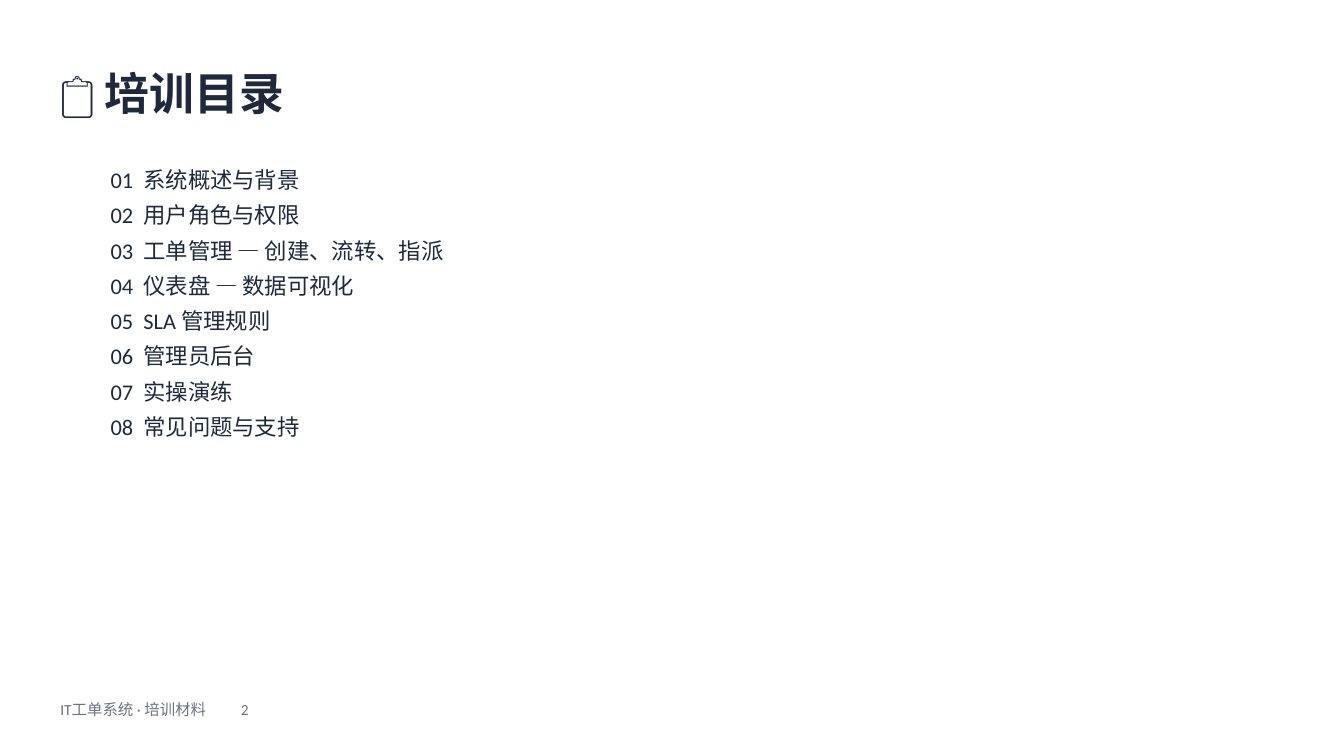
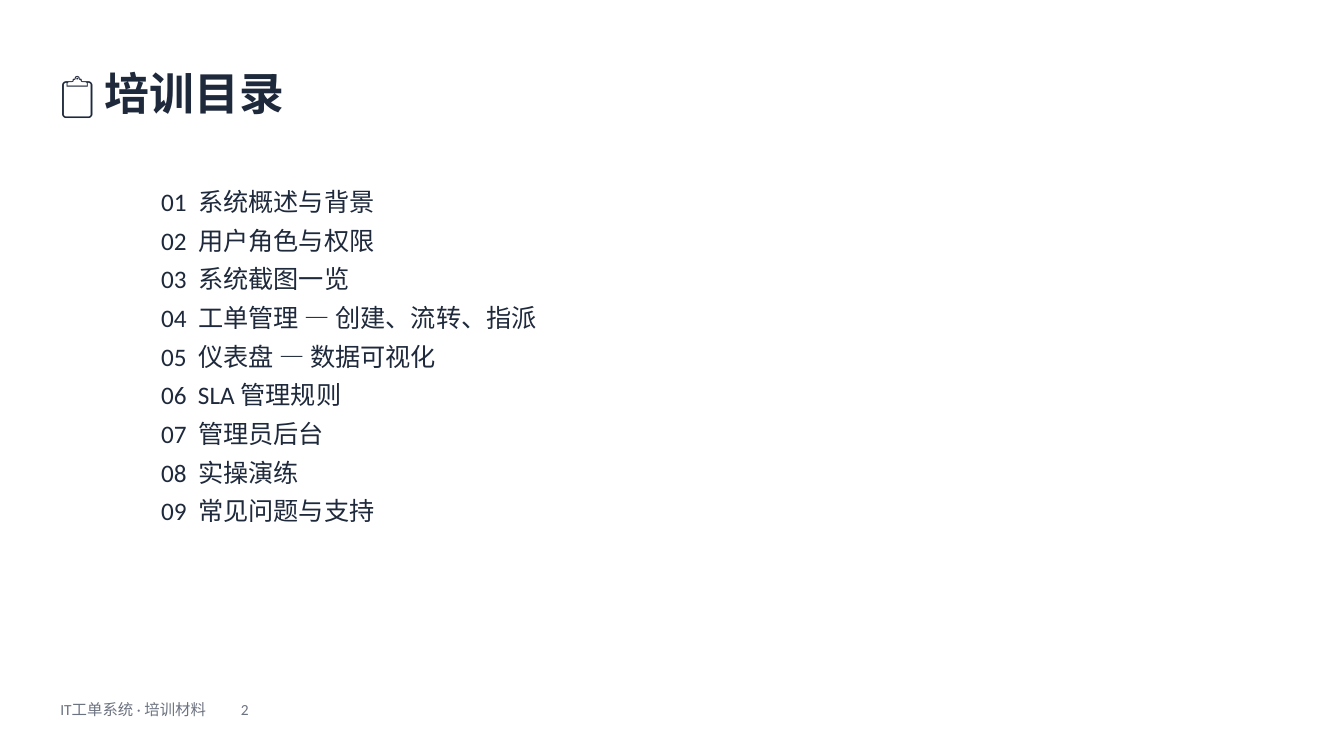
Before and after one commit to vspoptang/it-ticketing, a slide deck: slide 2 of docs/IT工单系统-培训材料.pptx. Drawn at 1344x756 pixels with LibreOffice and Linux fonts; fonts in the diff are those of the drawing. Boxes give left, top, right and bottom in pixels: in the first picture for what was removed or moved away, otherwise in the second. Text is boxed around its words. In the diff, an @@ line names an element or a change of style, - is before the commit and + after.

```diff
--- a/docs/IT工单系统-培训材料.pptx
+++ b/docs/IT工单系统-培训材料.pptx
@@ text "01 系统概述与背景": place and size @@
-text "01 系统概述与背景" at <box>111,169,444,437</box>
+text "01 系统概述与背景" at <box>161,189,537,522</box>
@@ text at <box>161,189,374,252</box>: size 16 to 18 pt in "01 系统概述与背景", "02 用户角色与权限" @@
@@ text at <box>161,267,537,522</box>: text changed; size 16 to 18 pt @@
-03 工单管理 — 创建、流转、指派
-04 仪表盘 — 数据可视化
-05 SLA 管理规则
-06 管理员后台
-07 实操演练
-08 常见问题与支持
+03 系统截图一览
+04 工单管理 — 创建、流转、指派
+05 仪表盘 — 数据可视化
+06 SLA 管理规则
+07 管理员后台
+08 实操演练
+09 常见问题与支持
```
Also in this commit, not shown: 12 other slides changed, 3 slides added, 2 other files.
